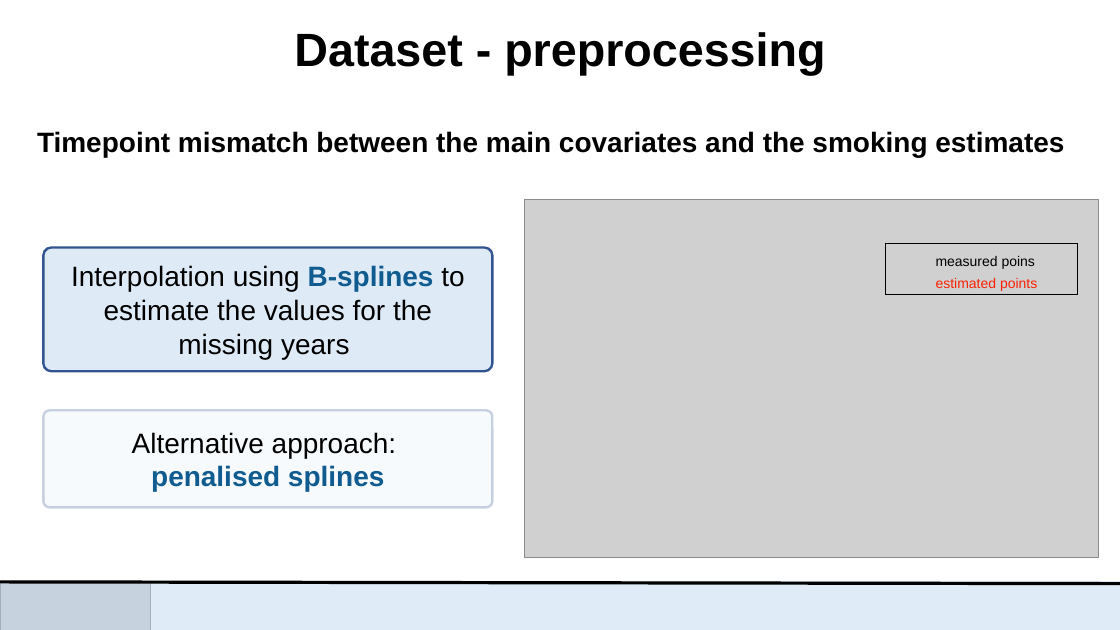
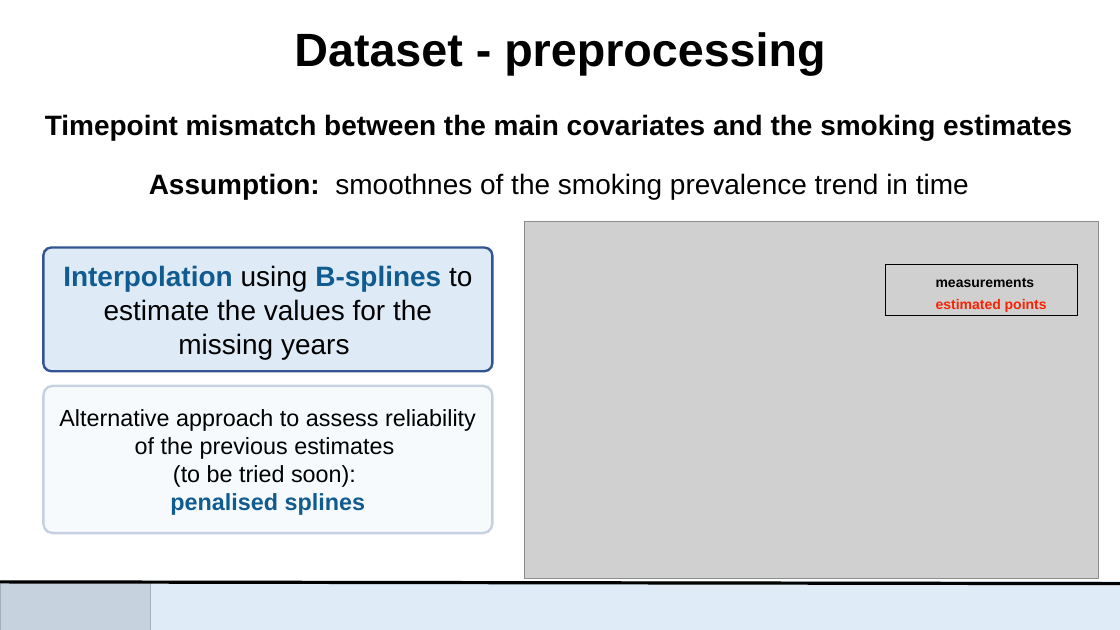
Before and after one commit to fl-hi1/Nonparametric-Statistics-project, a slide deck: slide 4 of presentations/1_LacombePetruso.pptx. Drawn at 1120x630 pixels with LibreOffice and Linux fonts; fonts in the diff are those of the drawing; grey boxes stand for pictures. Boxes give left, top, right and bottom in pixels: in the first picture for what was removed or moved away, otherwise in the second. Text is boxed around its words. In the diff, an @@ line names an element or a change of style, - is before the commit and + after.

```diff
--- a/presentations/1_LacombePetruso.pptx
+++ b/presentations/1_LacombePetruso.pptx
@@ text "Timepoint mismatch between the main ...": place and size @@
-text "Timepoint mismatch between the main ..." at (37, 131, 1064, 158)
+text "Timepoint mismatch between the main ..." at (45, 114, 1072, 199)
@@ text at (149, 173, 969, 199): paragraph added @@
+Assumption: smoothnes of the smoking prevalence trend in time
@@ picture: place and size @@
-picture at (524, 200, 1098, 558)
+picture at (524, 221, 1098, 579)
@@ rounded rectangle "Interpolation using B-splines to estimate ..." at (44, 248, 492, 371): text colour #000000 to #105B8F, bold on in "Interpolation" @@
@@ rectangle "measurements": place and size @@
-rectangle "measurements" at (886, 244, 1078, 295)
+rectangle "measurements" at (886, 265, 1078, 316)
@@ text in rectangle at (936, 278, 1035, 287): text changed; bold on @@
-  measured poins
+  measurements
@@ text in rectangle at (936, 299, 1047, 312): bold on in "estimated points" @@
@@ rounded rectangle "Alternative approach to assess reliability ...": place and size @@
-rounded rectangle "Alternative approach to assess reliability ..." at (44, 410, 492, 507)
+rounded rectangle "Alternative approach to assess reliability ..." at (44, 386, 492, 533)
@@ text in rounded rectangle at (59, 409, 476, 487): text changed; size 24 to 20 pt @@
-Alternative approach:
+Alternative approach to assess reliability of the previous estimates
+(to be tried soon):
@@ text in rounded rectangle at (170, 493, 365, 515): size 24 to 20 pt in "penalised splines" @@
```
Also in this commit, not shown: 1 other slide changed, 7 other files.
